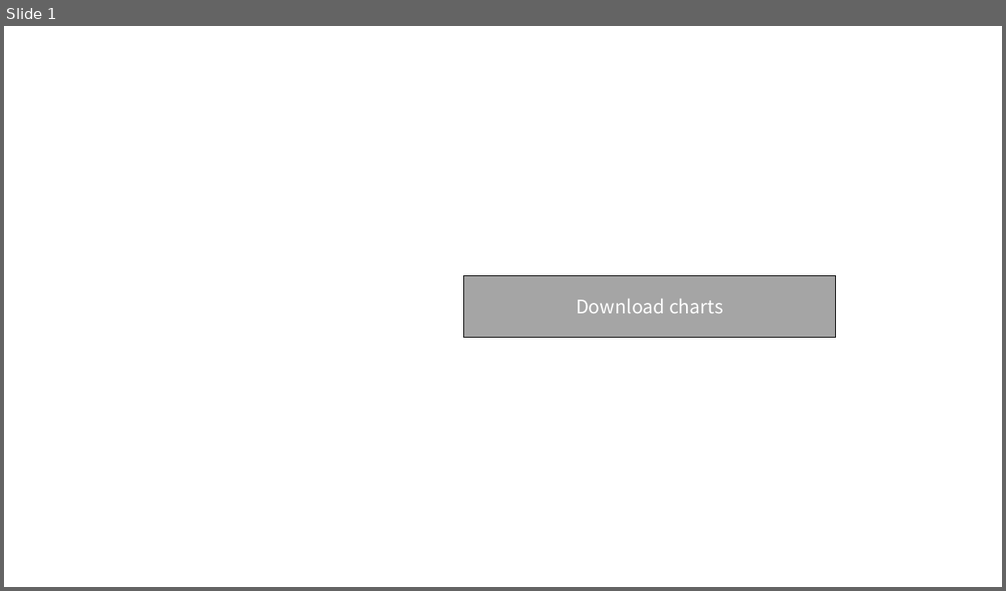
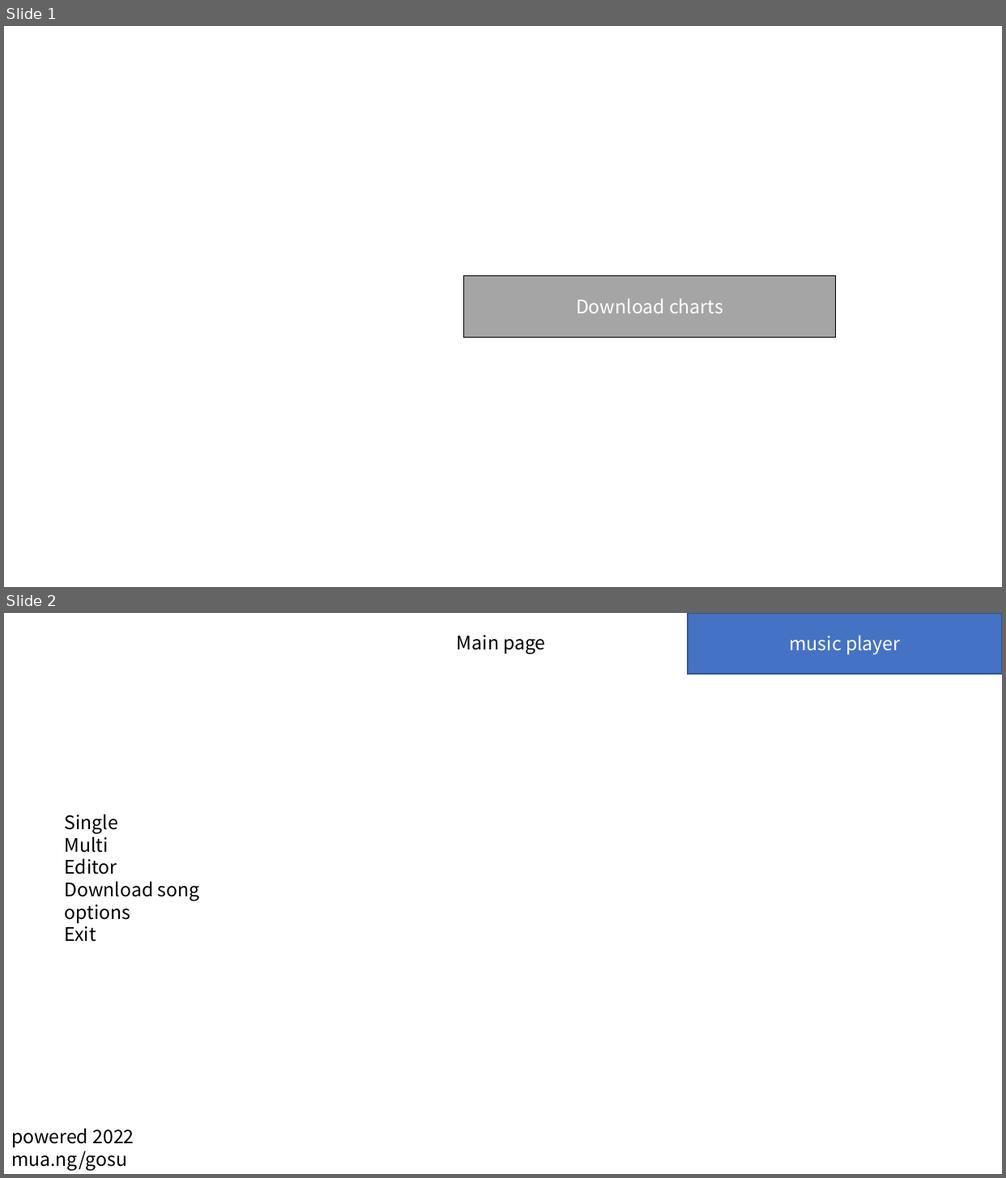
Before and after one commit to hndada/gosu, a slide deck: gosu-ui.pptx. Shown one above the other, each under a label of ours: slide 1 before the commit, slides 1 and 2 after it. The pictures are 1006x591 and 1006x1178 pixels, drawn with LibreOffice and Linux fonts; fonts in the diff are those of the drawing. Boxes give left, top, right and bottom in pixels: in the first picture for what was removed or moved away, otherwise in the second. Text is boxed around its words. In the diff, an @@ line names an element or a change of style, - is before the commit and + after.

Commit message:
sketch song select scene
Big chart panel now has 4 rows
Add group by 1, 2 and Sort by, Filter
Use one-type Chart Item (ticket)
Add mods, target buttons
Add FPS state monitor (tiny)
Add option button which shows main options values

```diff
--- a/gosu-ui.pptx
+++ b/gosu-ui.pptx
@@ slide 2 added at (4,613,1002,1174), background #FFFFFF @@
@@ text added at (457,635,545,654), 18 pt, text #000000 @@
+Main page
@@ rectangle added at (688,613,1002,674), fill #4472C4, outline #325491 1 pt, 18 pt, text #FFFFFF @@
+music player
@@ text added at (65,814,200,942), 18 pt, text #000000 @@
+Single
+Multi
+Editor
+Download song
+options
+Exit
@@ text added at (11,1128,134,1170), 18 pt, text #000000 @@
+powered 2022
+mua.ng/gosu
```
Also in this commit, not shown: 3 other slides added.
